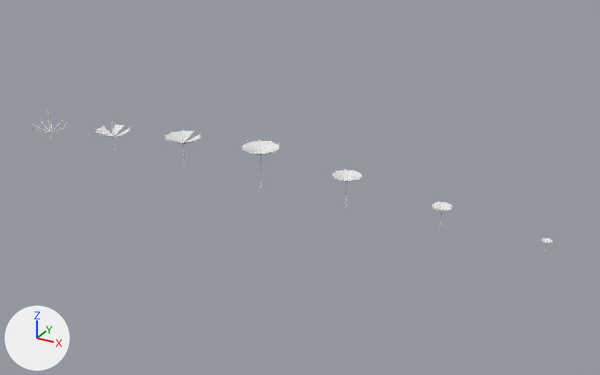
The Blender file landscape/trees/toyland/1975-1981.blend as it was, and as the next commit left it.
Rendered twice from a 50 mm lens placed at (6.3, -34.6, 17.8), pointed at (-13.0, 0.6, 0.2). Arrows for +X, +Y and +Z are at lower left; the lights stay in place.
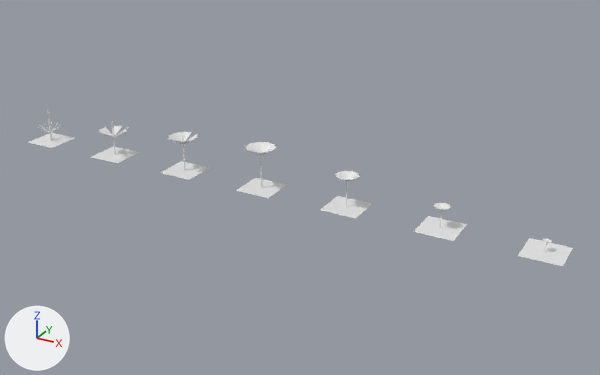
Changed parts and their boxes (x1, y1, x2, y2) in the pictures (600 x 375 px; the box of a moved part takes in the faces that stretch with it):
'Plane.006', added: after (518, 238, 573, 266)
'Plane.005', added: after (413, 216, 467, 241)
'Plane.004', added: after (320, 196, 373, 218)
'Plane', added: after (236, 178, 286, 198)
'Plane.001', added: after (161, 161, 209, 180)
'Cylinder.006', mesh rescaled (19% narrower, 12% shorter): before (240, 140, 281, 156); after (244, 141, 277, 155)
'Plane.002', added: after (92, 146, 139, 163)
'Plane.003', added: after (28, 133, 74, 148)
'Cylinder.005', mesh rescaled: before (331, 168, 364, 182); after (334, 171, 360, 182)
'Cylinder.002', mesh rescaled: before (430, 202, 453, 211); after (433, 202, 450, 211)
'Cylinder.001', mesh rescaled: before (542, 238, 553, 243); after (543, 238, 551, 243)
part 1 of me_cylinder_002, moved or reshaped: before (240, 140, 553, 243); after (244, 141, 551, 243)

The change, as a diff of the scene's bpy script:
```diff
--- a/landscape/trees/toyland/1975-1981.blend.py
+++ b/landscape/trees/toyland/1975-1981.blend.py
@@ mat_special_shadowonly @@
+mat_special_shadowonly = bpy.data.materials.new('Special_ShadowOnly')
@@ me_cylinder_002 @@
 me_cylinder_002.from_pydata(...)  # 160 vertices, 142 faces; spans x -1.05..1.05, y -1.1..1.1, z 1.87..2.34
 # used by ob_cylinder_006; location = (-15.0, 0.0, 0.0)
+# me_cylinder_002 part 1: the whole mesh is scaled about its middle by (0.8, 0.8, 1)
 me_cylinder_002.materials.append(mat_toyland_greylight)
@@ me_plane @@
+me_plane.from_pydata([(1.0, -1.0, 0.0), (-1.0, -1.0, 0.0), (1.0, 1.0, 0.0), (-1.0, 1.0, 0.0)], [], [(2, 3, 1, 0)])
+me_plane.materials.append(mat_special_shadowonly)
@@ ob_plane @@
+ob_plane = bpy.data.objects.new('Plane', me_plane)
+ob_plane.location = (-15.0, 0.0, 0.0)
@@ ob_plane_006 @@
+ob_plane_006 = bpy.data.objects.new('Plane.006', me_plane)
+ob_plane_006.location = (0.0, 0.0, 0.0)
@@ ob_plane_005 @@
+ob_plane_005 = bpy.data.objects.new('Plane.005', me_plane)
+ob_plane_005.location = (-5.0, 0.0, 0.0)
@@ ob_plane_004 @@
+ob_plane_004 = bpy.data.objects.new('Plane.004', me_plane)
+ob_plane_004.location = (-10.0, 0.0, 0.0)
@@ ob_plane_003 @@
+ob_plane_003 = bpy.data.objects.new('Plane.003', me_plane)
+ob_plane_003.location = (-30.0, 0.0, 0.0)
@@ ob_plane_002 @@
+ob_plane_002 = bpy.data.objects.new('Plane.002', me_plane)
+ob_plane_002.location = (-25.0, 0.0, 0.0)
@@ ob_plane_001 @@
+ob_plane_001 = bpy.data.objects.new('Plane.001', me_plane)
+ob_plane_001.location = (-20.0, 0.0, 0.0)
```
